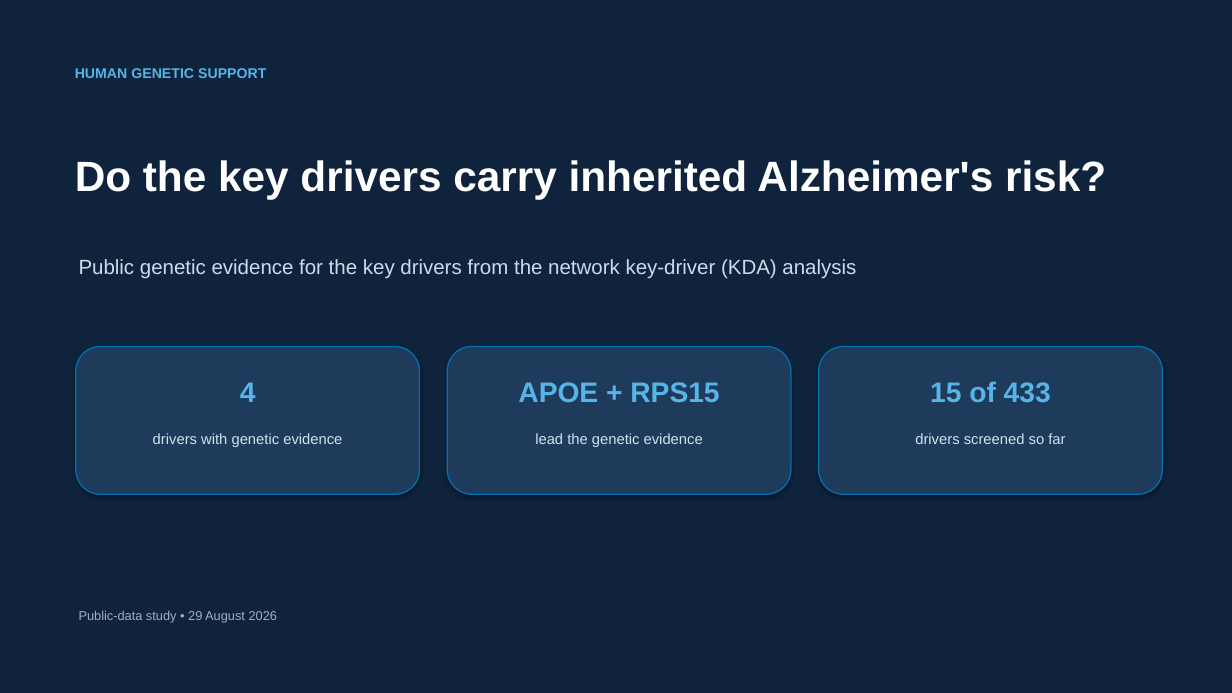
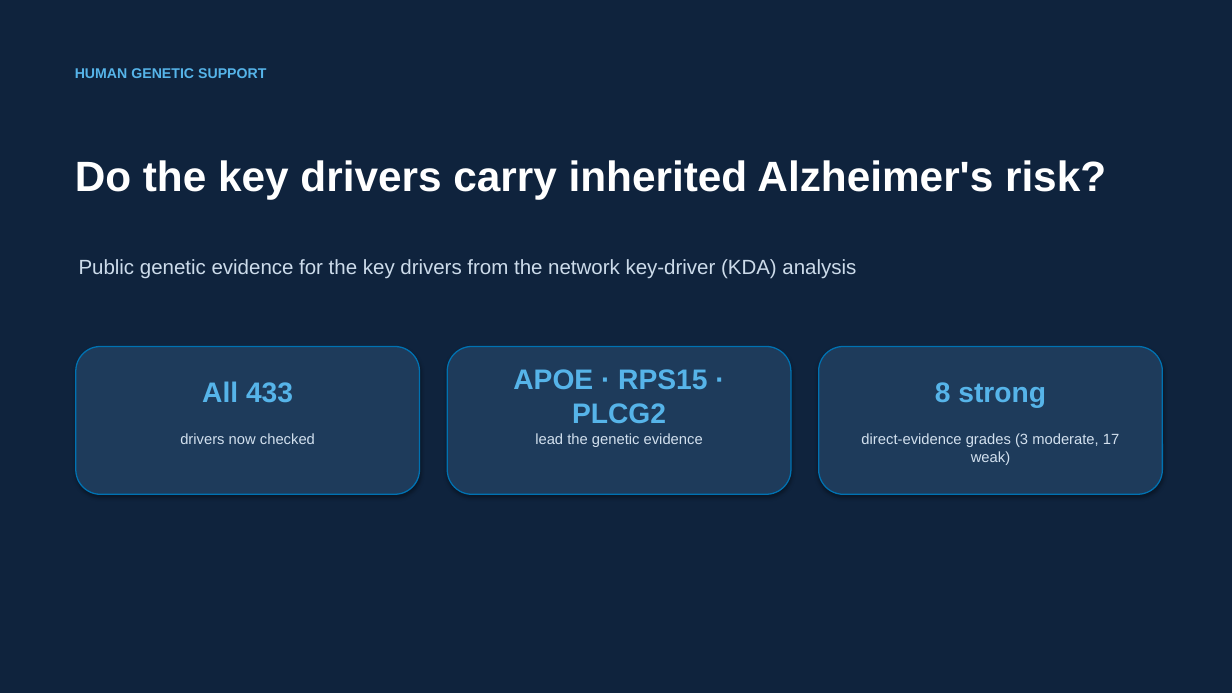
Before and after one commit to ericzhuang2010/alzheimer, a slide deck: slide 1 of docs/presentations/human_genetic_support_for_key_drivers_simple_aggr_08292026.pptx. Drawn at 1232x693 pixels with LibreOffice and Linux fonts; fonts in the diff are those of the drawing. Boxes give left, top, right and bottom in pixels: in the first picture for what was removed or moved away, otherwise in the second. Text is boxed around its words. In the diff, an @@ line names an element or a change of style, - is before the commit and + after.

Commit message:
updated genetic support slides

```diff
--- a/docs/presentations/human_genetic_support_for_key_drivers_simple_aggr_08292026.pptx
+++ b/docs/presentations/human_genetic_support_for_key_drivers_simple_aggr_08292026.pptx
@@ text at bbox=[202, 381, 293, 403]: text changed @@
-4
+All 433
@@ text at bbox=[513, 369, 707, 423]: text changed @@
-APOE + RPS15
+APOE · RPS15 · PLCG2
@@ text at bbox=[935, 382, 1046, 408]: text changed @@
-15 of 433
+8 strong
@@ text at bbox=[180, 433, 315, 444]: text changed @@
-drivers with genetic evidence
+drivers now checked
@@ text at bbox=[861, 433, 1119, 465]: text changed @@
-drivers screened so far
+direct-evidence grades (3 moderate, 17 weak)
@@ text removed at bbox=[79, 610, 277, 623] @@
-Public-data study • 29 August 2026
```
Also in this commit, not shown: 3 other slides changed, 7 slides added, 5 slides removed, 2 other files.
